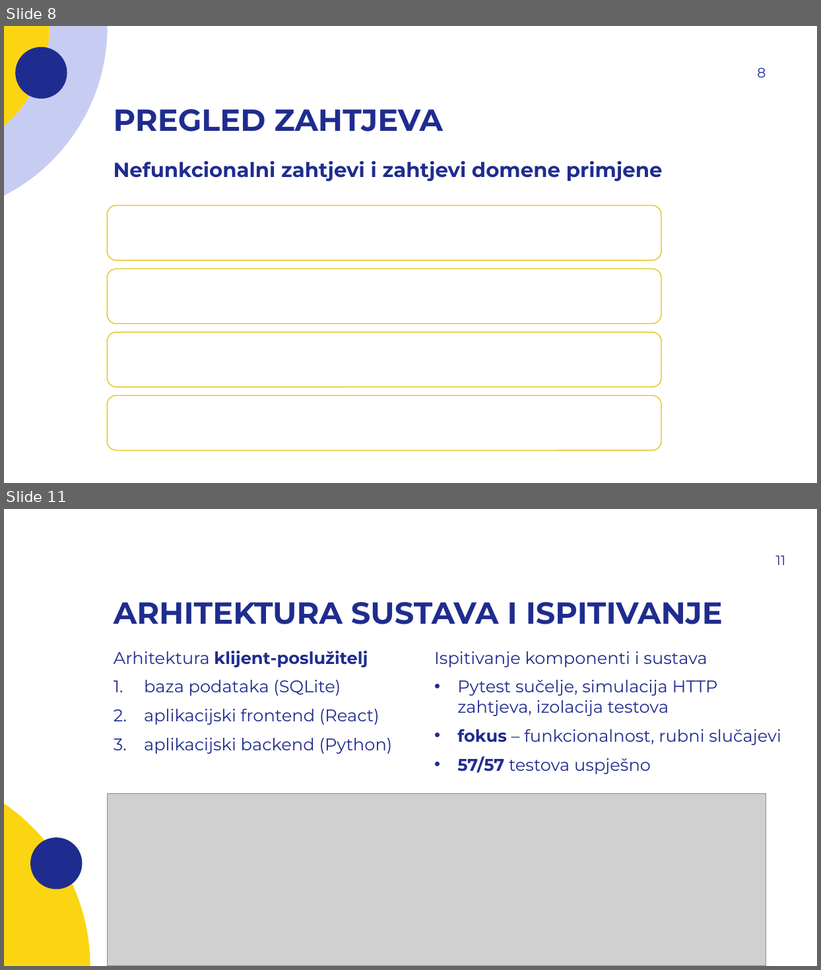
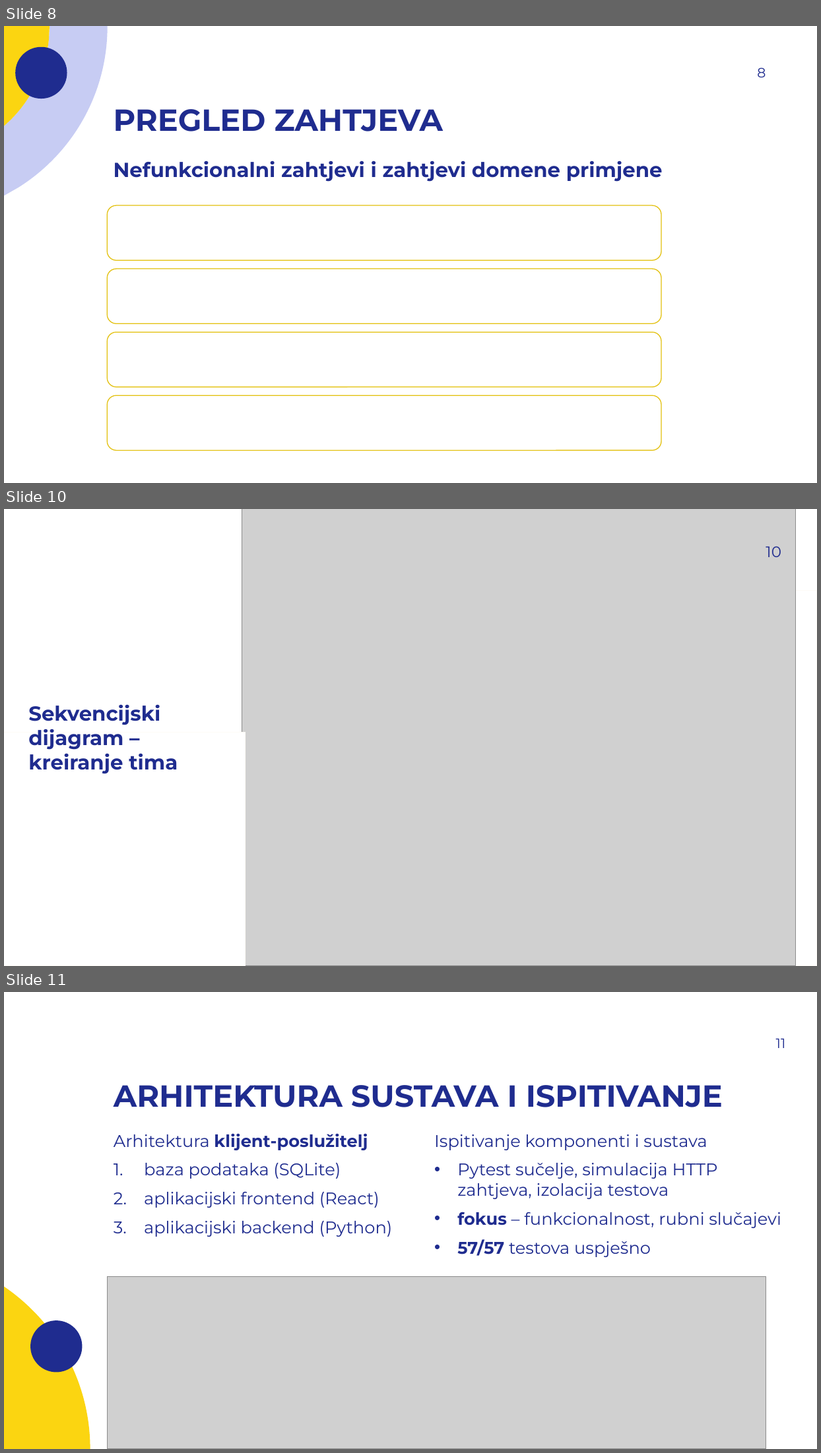
Before and after one commit to FER-PROGI2025-LA15-4/BreakoutSystems, a slide deck: Prezentacija.pptx. Shown one above the other, each under a label of ours: slides 8 and 11 before the commit, slides 8, 10 and 11 after it; the slides between them are not shown. The pictures are 821x970 and 821x1453 pixels, drawn with LibreOffice and Linux fonts; fonts in the diff are those of the drawing; grey boxes stand for pictures; background and template pictures are left out. Boxes give left, top, right and bottom in pixels: in the first picture for what was removed or moved away, otherwise in the second. Text is boxed around its words. In the diff, an @@ line names an element or a change of style, - is before the commit and + after.

```diff
--- a/Prezentacija.pptx
+++ b/Prezentacija.pptx
@@ slide 10 added at (4, 509, 817, 966), background #FFFFFF @@
@@ picture added at (242, 509, 796, 966) @@
@@ freeform shape added at (628, 509, 817, 700), fill #FBD511 @@
@@ freeform shape added at (750, 509, 817, 577), fill #FFFFFF @@
@@ rectangle added at (33, 531, 787, 933), fill #FFFFFF @@
@@ page number added at (766, 546, 781, 557), 18 pt, text #202C8F @@
+10
@@ rectangle added at (760, 590, 817, 966), fill #FFFFFF, outline #FDFBF6 1 pt @@
@@ title added at (28, 704, 178, 774), 24 pt, text #1F2C8F, bold @@
+Sekvencijski dijagram – kreiranje tima
@@ rectangle added at (4, 735, 817, 966), fill #1F2C8F @@
@@ rectangle added at (4, 733, 246, 966), fill #FFFFFF, outline #FDFBF6 1 pt @@
```
Also in this commit, not shown: 1 slide changed, 1 slide removed.
